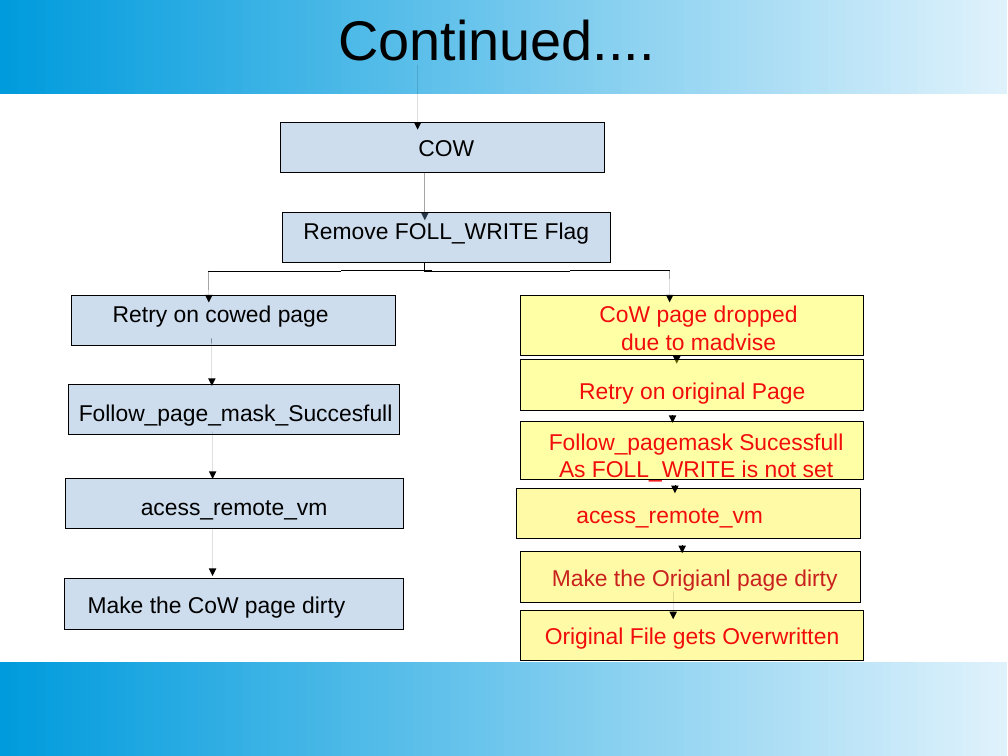
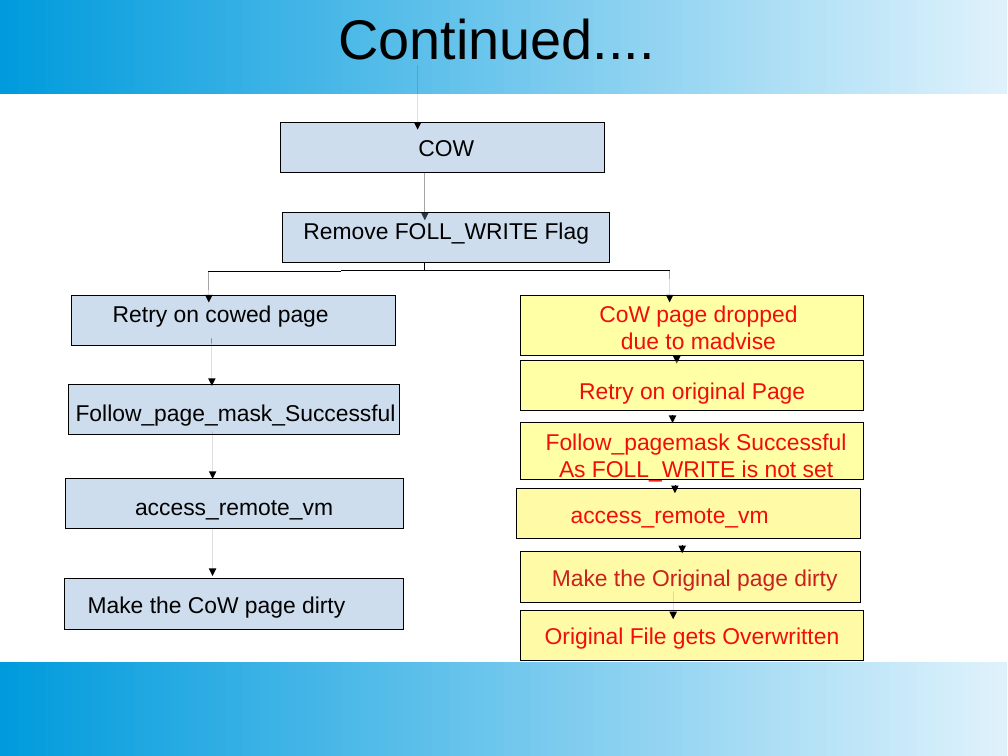
Before and after one commit to SubhajitCode/Seminar, a slide deck: slide 35 of Seminar 02/Seminar 2.pptx (slide 34 before the commit). Drawn at 1008x756 pixels with LibreOffice and Linux fonts; fonts in the diff are those of the drawing. Boxes give left, top, right and bottom in pixels: in the first picture for what was removed or moved away, otherwise in the second. Text is boxed around its words. In the diff, an @@ line names an element or a change of style, - is before the commit and + after.

```diff
--- a/Seminar 02/Seminar 2.pptx
+++ b/Seminar 02/Seminar 2.pptx
@@ text at (76, 404, 396, 426): text changed @@
-Follow_page_mask_Succesfull
+Follow_page_mask_Successful
@@ text at (546, 433, 846, 455): text changed @@
-Follow_pagemask Sucessfull
+Follow_pagemask Successful
@@ text at (135, 500, 333, 520): text changed @@
-acess_remote_vm
+access_remote_vm
@@ text at (571, 508, 769, 528): text changed @@
-acess_remote_vm
+access_remote_vm
@@ text at (552, 569, 837, 591): text changed @@
-Make the Origianl page dirty
+Make the Original page dirty
```
Also in this commit, not shown: 25 other slides changed, 1 slide added, 8 other files.
